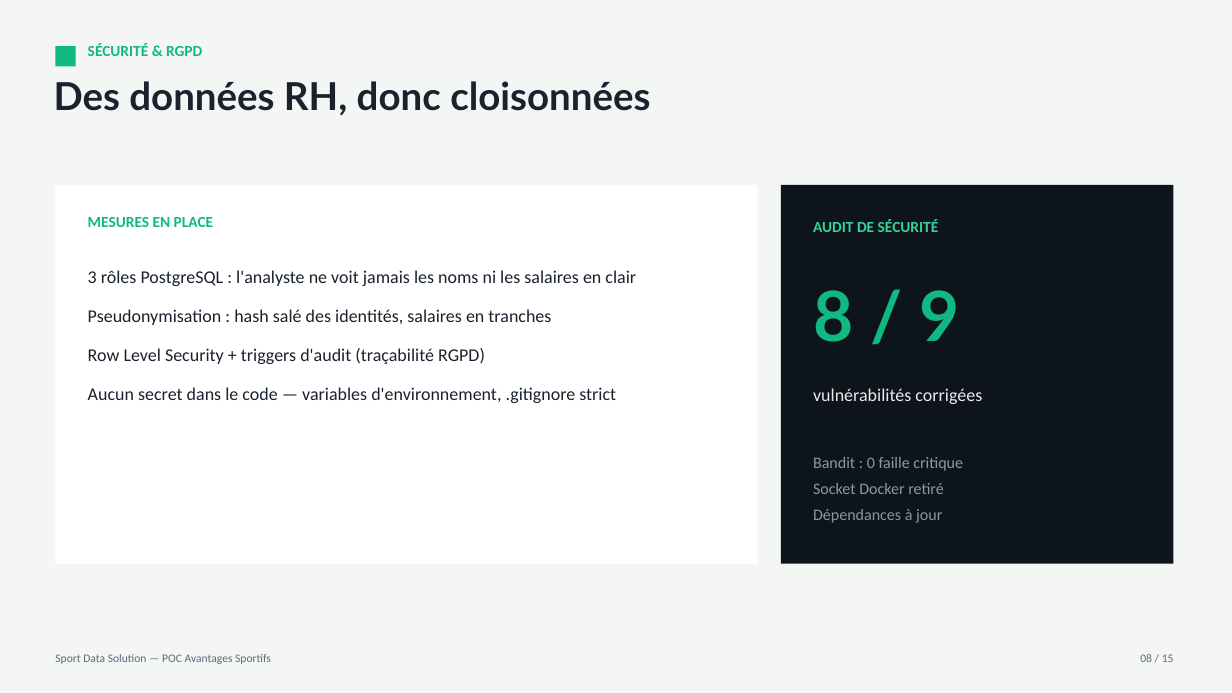
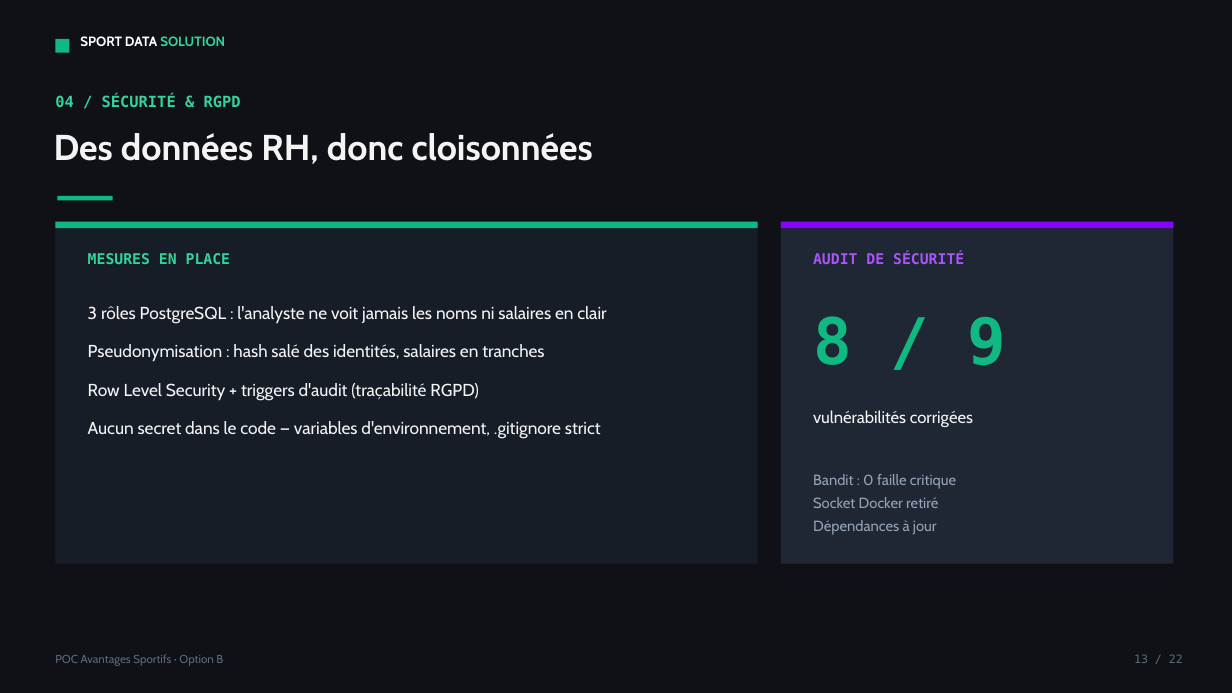
Before and after one commit to MoyLiG/P12_projet_infrastructure, a slide deck: slide 13 of docs/soutenance/Le_Gall_Morgan_Option_B_1_support_062026.pptx (slide 8 before the commit). Drawn at 1232x693 pixels with LibreOffice and Linux fonts; fonts in the diff are those of the drawing. Boxes give left, top, right and bottom in pixels: in the first picture for what was removed or moved away, otherwise in the second. Text is boxed around its words. In the diff, an @@ line names an element or a change of style, - is before the commit and + after.

```diff
--- a/docs/soutenance/Le_Gall_Morgan_Option_B_1_support_062026.pptx
+++ b/docs/soutenance/Le_Gall_Morgan_Option_B_1_support_062026.pptx
@@ rectangle at <box>0,0,1232,693</box>: fill #F4F6F5 to #0F1117 @@
@@ rectangle: place and size @@
-rectangle at <box>55,46,76,67</box>
+rectangle at <box>55,39,69,53</box>
@@ text added at <box>80,36,225,46</box>, 10.5 pt, text #FFFFFF, bold @@
+SPORT DATA SOLUTION
@@ text at <box>55,94,241,107</box>: text changed; font Calibri to DejaVu Sans Mono; text colour #10B981 to #34D399 @@
-SÉCURITÉ & RGPD
+04 / SÉCURITÉ & RGPD
@@ text "Des données RH, donc cloisonnées": place and size @@
-text "Des données RH, donc cloisonnées" at <box>54,81,650,116</box>
+text "Des données RH, donc cloisonnées" at <box>54,133,593,164</box>
@@ text "Des données RH, donc cloisonnées" at <box>54,133,593,164</box>: size 30 to 28 pt, font Lato to Cabin, text colour #1A222E to #F4F4F5 @@
@@ rectangle added at <box>57,196,113,201</box>, fill #10B981 @@
@@ rectangle: place and size @@
-rectangle at <box>55,185,758,564</box>
+rectangle at <box>55,222,758,564</box>
@@ rectangle at <box>55,222,758,564</box>: fill #FFFFFF to #161D27 @@
@@ rectangle added at <box>55,222,758,228</box>, fill #10B981 @@
@@ rectangle: place and size @@
-rectangle at <box>781,185,1174,564</box>
+rectangle at <box>781,222,1174,564</box>
@@ rectangle at <box>781,222,1174,564</box>: fill #0E141B to #1E2733 @@
@@ rectangle added at <box>781,222,1174,228</box>, fill #8405FF @@
@@ text "MESURES EN PLACE": place and size @@
-text "MESURES EN PLACE" at <box>88,217,213,227</box>
+text "MESURES EN PLACE" at <box>88,253,230,264</box>
@@ text "MESURES EN PLACE" at <box>88,253,230,264</box>: size 12 to 11.5 pt, font Calibri to DejaVu Sans Mono, text colour #10B981 to #34D399 @@
@@ text "AUDIT DE SÉCURITÉ": place and size @@
-text "AUDIT DE SÉCURITÉ" at <box>813,219,939,232</box>
+text "AUDIT DE SÉCURITÉ" at <box>813,253,964,264</box>
@@ text "AUDIT DE SÉCURITÉ" at <box>813,253,964,264</box>: size 12 to 11.5 pt, font Calibri to DejaVu Sans Mono, text colour #34D399 to #A855F7 @@
@@ text at <box>88,306,606,324</box>: text changed; size 14 to 13.5 pt; font Calibri to Cabin; text colour #1A222E to #F4F4F5 @@
-3 rôles PostgreSQL : l'analyste ne voit jamais les noms ni les salaires en clair
+3 rôles PostgreSQL : l'analyste ne voit jamais les noms ni salaires en clair
@@ text "3 rôles PostgreSQL : l'analyste ...": place and size @@
-text "3 rôles PostgreSQL : l'analyste ..." at <box>88,270,636,403</box>
+text "3 rôles PostgreSQL : l'analyste ..." at <box>88,306,606,439</box>
@@ text "8 / 9": place and size @@
-text "8 / 9" at <box>813,290,959,342</box>
+text "8 / 9" at <box>813,316,1007,365</box>
@@ text "8 / 9" at <box>813,316,1007,365</box>: size 54 to 50 pt, font Lato to DejaVu Sans Mono @@
@@ text at <box>88,344,601,439</box>: size 14 to 13.5 pt, font Calibri to Cabin, text colour #1A222E to #F4F4F5 in "Pseudonymisation : hash salé des identités, salaires ...", "Row Level Security + triggers d'audit (traçabilité ...", "Aucun secret dans le code — variables ..." @@
@@ text "vulnérabilités corrigées": place and size @@
-text "vulnérabilités corrigées" at <box>813,388,982,404</box>
+text "vulnérabilités corrigées" at <box>813,410,973,427</box>
@@ text "vulnérabilités corrigées" at <box>813,410,973,427</box>: size 14 to 13 pt, font Calibri to Cabin, text colour #E7ECEA to #F4F4F5 @@
@@ text "Bandit : 0 faille critique": place and size @@
-text "Bandit : 0 faille critique" at <box>813,457,963,523</box>
+text "Bandit : 0 faille critique" at <box>813,474,956,535</box>
@@ text "Bandit : 0 faille critique" at <box>813,474,956,535</box>: size 12.5 to 11.5 pt, font Calibri to Cabin, text colour #8A99A6 to #94A3B8; less space between paragraphs @@
@@ text at <box>55,654,223,666</box>: text changed; font Calibri to Cabin @@
-Sport Data Solution — POC Avantages Sportifs
+POC Avantages Sportifs · Option B
@@ text added at <box>1134,654,1183,663</box>, 9 pt, text #5B6B7A @@
+13 / 22
@@ text removed at <box>1140,654,1174,662</box> @@
-08 / 15
```
Also in this commit, not shown: 14 other slides changed, 7 slides added, 6 other files.
